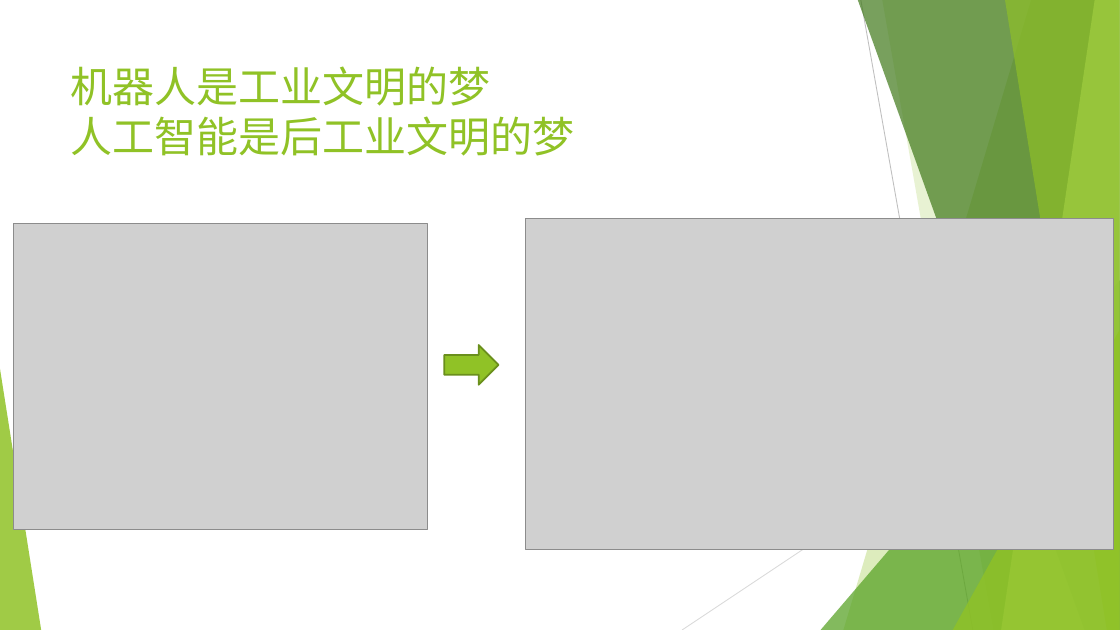
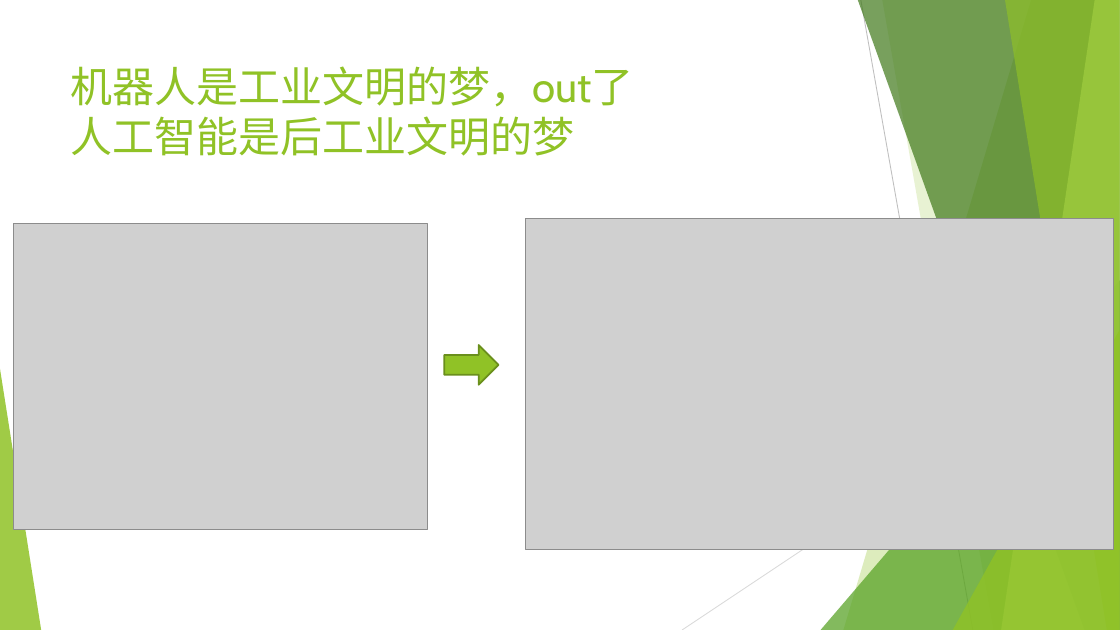
Before and after one commit to wangyi-fudan/BIOL130173, a slide deck: slide 10 of 0_why_and_how.pptx. Drawn at 1120x630 pixels with LibreOffice and Linux fonts; fonts in the diff are those of the drawing; grey boxes stand for pictures. Boxes give left, top, right and bottom in pixels: in the first picture for what was removed or moved away, otherwise in the second. Text is boxed around its words. In the diff, an @@ line names an element or a change of style, - is before the commit and + after.

```diff
--- a/0_why_and_how.pptx
+++ b/0_why_and_how.pptx
@@ title at <box>71,66,634,156</box>: text changed @@
-机器人是工业文明的梦
-人工智能是后工业文明的梦
+机器人是工业文明的梦，out了
+人工智能是后工业文明的梦
```
Also in this commit, not shown: 7 slides added.
